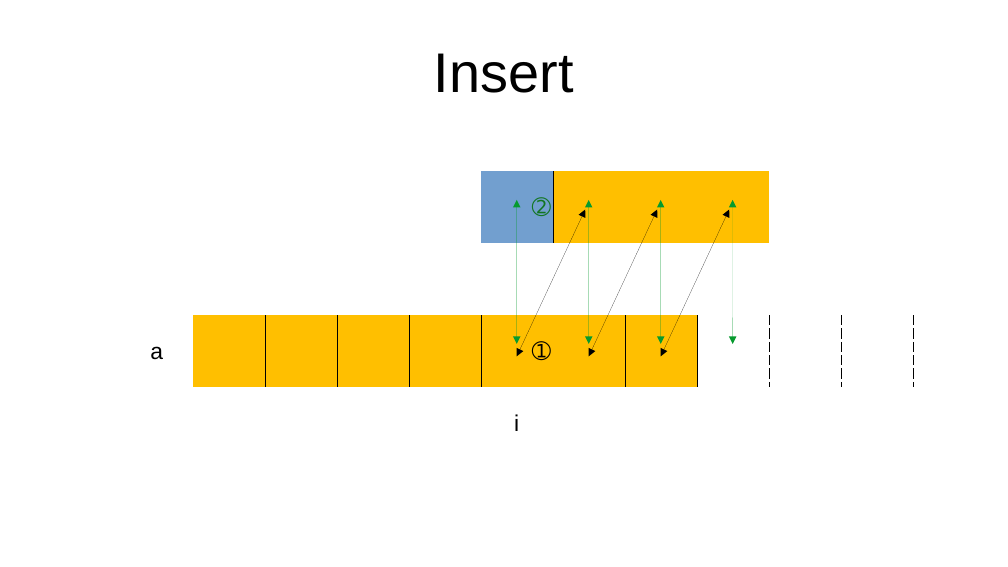
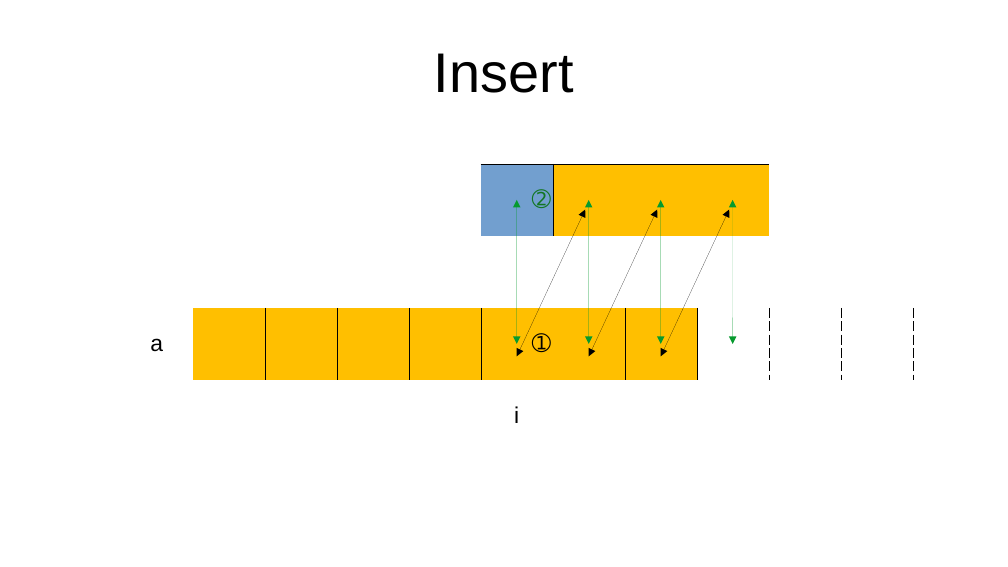
Before and after one commit to oneleo/golang-cht, a slide deck: slide 17 of images/images.odp. Drawn at 1008x567 pixels with LibreOffice and Linux fonts; fonts in the diff are those of the drawing. Boxes give left, top, right and bottom in pixels: in the first picture for what was removed or moved away, otherwise in the second. Text is boxed around its words. In the diff, an @@ line names an element or a change of style, - is before the commit and + after.

```diff
--- a/images/images.odp
+++ b/images/images.odp
@@ table at [121,164,916,452] @@
-row 1:  |  |  |  |  |  |  |  |  |  | 
@@ table: place and size @@
-table at [121,99,916,459]
+table at [121,164,916,452]
```
Also in this commit, not shown: 15 other slides changed.
